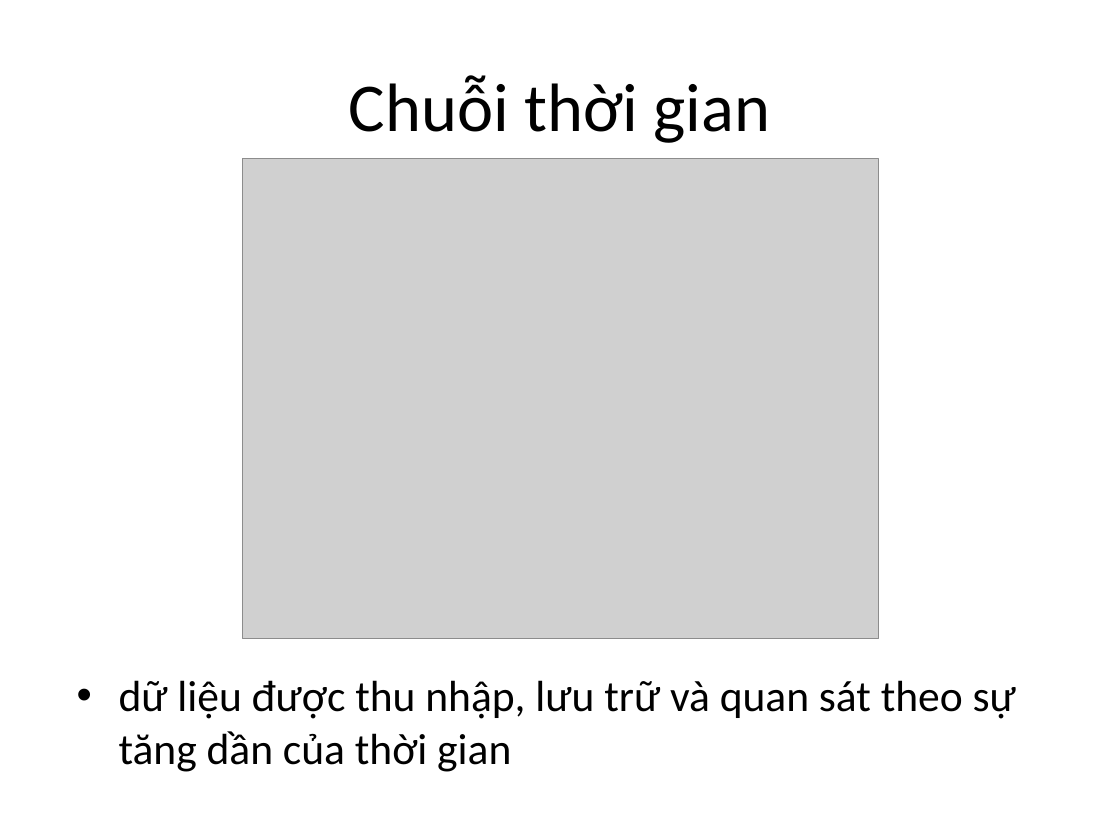
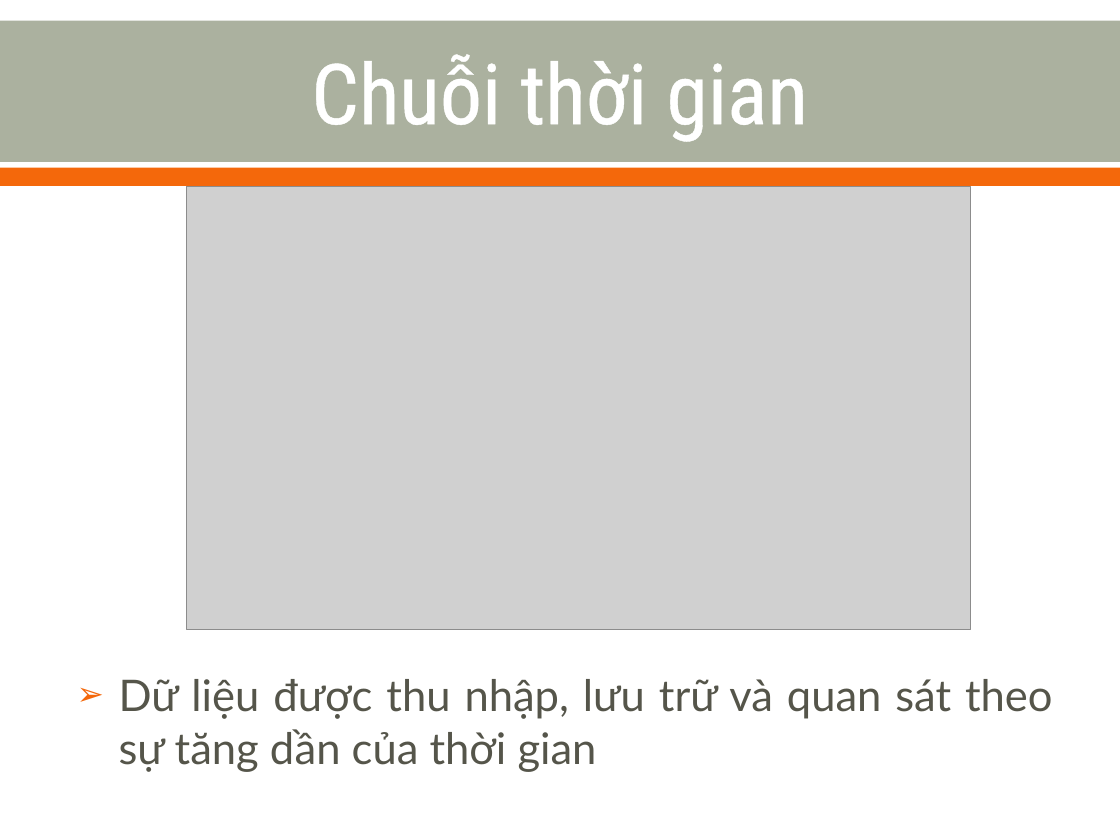
Before and after one commit to nvtthai/forecast-time-series, a slide deck: slide 4 of Report/Presentation.ppt (slide 3 before the commit). Drawn at 1120x840 pixels with LibreOffice and Linux fonts; fonts in the diff are those of the drawing; grey boxes stand for pictures. Boxes give left, top, right and bottom in pixels: in the first picture for what was removed or moved away, otherwise in the second. Text is boxed around its words. In the diff, an @@ line names an element or a change of style, - is before the commit and + after.

```diff
--- a/Report/Presentation.ppt
+++ b/Report/Presentation.ppt
@@ rectangle added at (x1=0, y1=20, x2=1120, y2=161), fill #ABB19F @@
@@ title "Chuỗi thời gian" moved from (x1=349, y1=75, x2=771, y2=143) to (x1=311, y1=54, x2=808, y2=142) @@
@@ title "Chuỗi thời gian" at (x1=311, y1=54, x2=808, y2=142): size 44 to 54 pt, font Calibri to Roboto Condensed, text colour #000000 to #FFFFFF, letter outline none to #FFFFFF 1.1 pt @@
@@ rectangle added at (x1=0, y1=168, x2=1120, y2=186), fill #F4680B @@
@@ picture resized from (x1=243, y1=159, x2=879, y2=640) to (x1=187, y1=187, x2=971, y2=631) @@
@@ text at (x1=119, y1=679, x2=1053, y2=772): text changed; font Calibri to Lato; text colour #000000 to #55554A @@
-• dữ liệu được thu nhập, lưu trữ và quan sát theo sự tăng dần của thời gian
+➢ Dữ liệu được thu nhập, lưu trữ và quan sát theo sự tăng dần của thời gian
```
Also in this commit, not shown: 34 other slides changed, 18 slides added, 4 slides removed, 1 other file.
